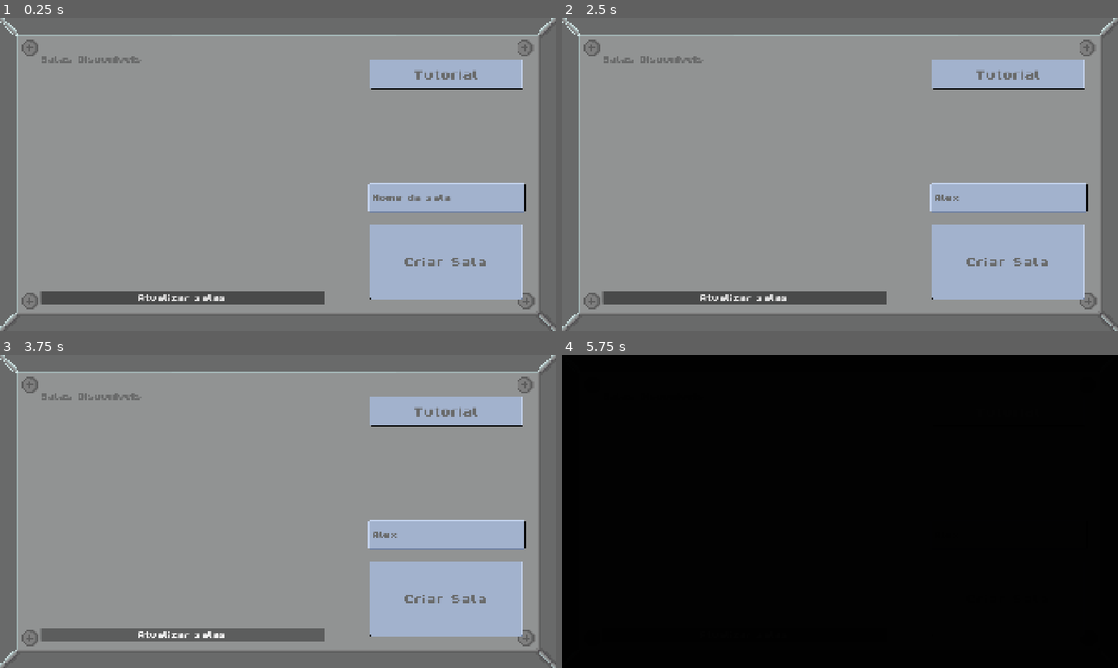
Above: before the commit, frames 1-4 (two rows, left to right).
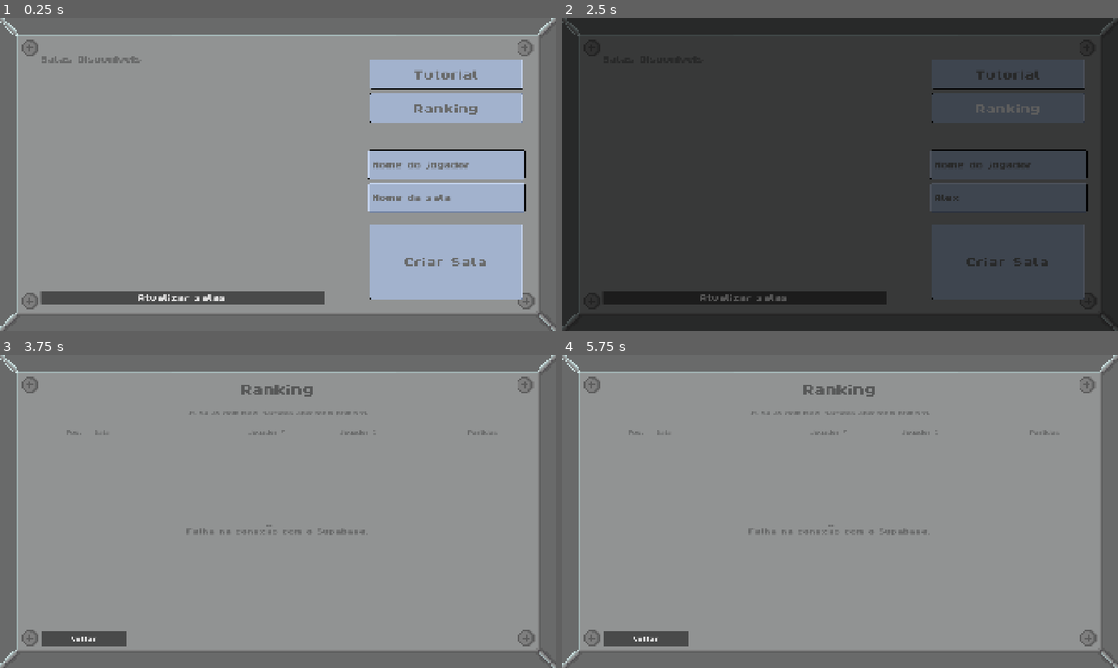
Above: after the commit, the same moments.

Repository: Lulu-caxz/Codigo-Azul
Game: Godot game, scene res://scenes/TelaInicial.tscn
The game is run twice, just before and just after one commit, with the same random seed, the same clock (stepped at 60 frames per second) and the same inputs.
Inputs (mouse positions are in pixels of both pictures, inside the frame that each line leads up to):
- Up to frame 1 (0.25 s): no input
- Up to frame 2 (2.5 s): click (1006, 196) at 0.52 s; type "Alex" at 0.6 s; click "Criar Sala" at 1.25 s; click (1006, 108) at 2 s, where only the run after the commit has a clickable "Ranking"
- Up to frame 3 (3.75 s): tap Enter at 2.75 s; move the mouse to (400, 495) at 2.77 s; hold Right (ui_right) 2.78-3.5 s; tap E (interagir) at 2.85 s; click (400, 495) at 2.92 s; click (83, 639) at 3.5 s, where only the run after the commit has a clickable "Voltar"
- Up to frame 4 (5.75 s): click (745, 633) at 4.25 s, where only the run before the commit has a clickable "Atualizar salas"; click (1006, 411) at 5 s, where only the run before the commit has a clickable "Tutorial"

The runs differ from the first frame. In frame 1, 5.3% of the frame differs, in the area x 66-95%, y 24-52%; in frame 2, 100%; in frame 3, 15%; in frame 4, 100%, in the area x 0-100%, y 0-100%.

Commit message:
adicionando tabela de ranking

Diff:
--- a/scenes/TelaInicial.tscn
+++ b/scenes/TelaInicial.tscn
@@ -139,3 +139,69 @@
 theme_override_font_sizes/font_size = 55
 placeholder_text = "Nome da sala"
 flat = true
+
+[node name="NinePatchRectJogador" type="NinePatchRect" parent="Control/Control" unique_id=163270452]
+layout_mode = 0
+offset_left = 48.0
+offset_top = 0.0
+offset_right = 590.0
+offset_bottom = 101.0
+texture = ExtResource("5_fkycc")
+patch_margin_left = 5
+patch_margin_top = 5
+patch_margin_right = 5
+patch_margin_bottom = 5
+
+[node name="LineEdit" type="LineEdit" parent="Control/Control/NinePatchRectJogador" unique_id=823393045]
+layout_mode = 1
+anchors_preset = -1
+anchor_left = 0.22000001
+anchor_top = 0.18200001
+anchor_right = 0.22000001
+anchor_bottom = 0.18200001
+offset_left = -108.240005
+offset_top = -18.382002
+offset_right = 408.76
+offset_bottom = 82.618
+theme_override_colors/font_color = Color(0.4117647, 0.41568628, 0.41568628, 1)
+theme_override_colors/font_placeholder_color = Color(0.4117647, 0.41568628, 0.41568628, 1)
+theme_override_fonts/font = ExtResource("3_hgyjh")
+theme_override_font_sizes/font_size = 55
+placeholder_text = "Nome do jogador"
+flat = true
+
+[node name="AvisoNome" type="Label" parent="Control/Control" unique_id=199325069]
+visible = false
+layout_mode = 0
+offset_left = 48.0
+offset_top = -64.0
+offset_right = 590.0
+offset_bottom = -10.0
+theme_override_colors/font_color = Color(0.6509804, 0.11764706, 0.11764706, 1)
+theme_override_fonts/font = ExtResource("3_hgyjh")
+theme_override_font_sizes/font_size = 28
+text = "Informe o nome do jogador para entrar!"
+horizontal_alignment = 1
+vertical_alignment = 1
+
+[node name="NinePatchRectRanking" type="NinePatchRect" parent="Control/Control" unique_id=1120456784]
+layout_mode = 0
+offset_left = 53.0
+offset_top = -197.0
+offset_right = 582.0
+offset_bottom = -94.0
+texture = ExtResource("5_fkycc")
+patch_margin_left = 5
+patch_margin_top = 5
+patch_margin_right = 5
+patch_margin_bottom = 5
+
+[node name="BotaoRanking" type="Button" parent="Control/Control/NinePatchRectRanking" unique_id=656168713]
+layout_mode = 0
+offset_right = 529.0
+offset_bottom = 103.0
+theme_override_colors/font_color = Color(0.4117647, 0.41568628, 0.41568628, 1)
+theme_override_fonts/font = ExtResource("3_hgyjh")
+theme_override_font_sizes/font_size = 80
+text = "Ranking"
+flat = true
--- /dev/null
+++ b/scenes/ranking.tscn
@@ -0,0 +1,79 @@
+[gd_scene format=3]
+
+[ext_resource type="Texture2D" uid="uid://bnpxglucujtc7" path="res://assets/central/fundo_painel.png" id="1_fundo"]
+[ext_resource type="FontFile" uid="uid://b0v32pmgkhcoy" path="res://fonts/ByteBounce-PT-BR.ttf" id="2_fonte"]
+[ext_resource type="Script" path="res://scripts/ranking.gd" id="3_script"]
+
+[node name="Ranking" type="Node2D"]
+script = ExtResource("3_script")
+
+[node name="Fundo" type="Sprite2D" parent="."]
+position = Vector2(960, 540)
+scale = Vector2(5, 5)
+texture = ExtResource("1_fundo")
+
+[node name="HTTPRequest" type="HTTPRequest" parent="."]
+
+[node name="Titulo" type="Label" parent="."]
+offset_left = 0.0
+offset_top = 66.0
+offset_right = 1920.0
+offset_bottom = 171.0
+theme_override_colors/font_color = Color(0.34146577, 0.34496176, 0.34496188, 1)
+theme_override_fonts/font = ExtResource("2_fonte")
+theme_override_font_sizes/font_size = 90
+text = "Ranking"
+horizontal_alignment = 1
+vertical_alignment = 1
+
+[node name="Subtitulo" type="Label" parent="."]
+offset_left = 0.0
+offset_top = 176.0
+offset_right = 1920.0
+offset_bottom = 224.0
+theme_override_colors/font_color = Color(0.4117647, 0.41568628, 0.41568628, 1)
+theme_override_fonts/font = ExtResource("2_fonte")
+theme_override_font_sizes/font_size = 36
+text = "As salas com mais partidas aparecem primeiro."
+horizontal_alignment = 1
+vertical_alignment = 1
+
+[node name="Cabecalho" type="HBoxContainer" parent="."]
+offset_left = 200.0
+offset_top = 240.0
+offset_right = 1720.0
+offset_bottom = 292.0
+theme_override_constants/separation = 16
+
+[node name="ScrollContainer" type="ScrollContainer" parent="."]
+offset_left = 180.0
+offset_top = 300.0
+offset_right = 1740.0
+offset_bottom = 915.0
+horizontal_scroll_mode = 0
+
+[node name="Lista" type="VBoxContainer" parent="ScrollContainer"]
+layout_mode = 2
+size_flags_horizontal = 3
+theme_override_constants/separation = 12
+
+[node name="Status" type="Label" parent="."]
+offset_left = 180.0
+offset_top = 300.0
+offset_right = 1740.0
+offset_bottom = 915.0
+theme_override_colors/font_color = Color(0.4117647, 0.41568628, 0.41568628, 1)
+theme_override_fonts/font = ExtResource("2_fonte")
+theme_override_font_sizes/font_size = 48
+text = "Carregando ranking..."
+horizontal_alignment = 1
+vertical_alignment = 1
+
+[node name="VOLTAR" type="Button" parent="."]
+offset_left = 145.0
+offset_top = 952.0
+offset_right = 436.0
+offset_bottom = 1005.0
+theme_override_fonts/font = ExtResource("2_fonte")
+theme_override_font_sizes/font_size = 40
+text = "Voltar"
--- a/scripts/criarSala.gd
+++ b/scripts/criarSala.gd
@@ -59,16 +59,19 @@
 		erro_ao_criar.emit("Não foi possível iniciar a requisição: %s" % resultado)
 
 
-func entrar_na_sala(id_sala: String, papel: String) -> bool:
+func entrar_na_sala(id_sala: String, papel: String, nome_jogador: String = "") -> bool:
 	if papel != "F" and papel != "C":
 		push_error("Papel inválido: " + papel)
 		return false
 
 	var campo: String
+	var campo_nome: String
 	if papel == "F":
 		campo = "jogador_f_id"
+		campo_nome = "jogador_f_nome"
 	else:
 		campo = "jogador_c_id"
+		campo_nome = "jogador_c_nome"
 
 	# Consultar a sala antes de tentar entrar.
 	var url_consulta: String = (
@@ -155,7 +158,7 @@
 		url_atualizacao,
 		headers_patch,
 		HTTPClient.METHOD_PATCH,
-		JSON.stringify({campo: jogador_id})
+		JSON.stringify({campo: jogador_id, campo_nome: nome_jogador})
 	)
 
 	if erro_patch != OK:
--- /dev/null
+++ b/scripts/ranking.gd
@@ -0,0 +1,210 @@
+extends Node2D
+
+const PROJECT_REF: String = "ovkvgnnsxmpymcjclnzo"
+const SUPABASE_KEY: String = "sb_publishable_3FDWeQxz2a8wEO-se44m-w_guLkTpR5"
+
+const FONTE: FontFile = preload("res://fonts/ByteBounce-PT-BR.ttf")
+const COR_TEXTO := Color(0.4117647, 0.41568628, 0.41568628, 1)
+
+const LARGURA_POSICAO := 110.0
+const LARGURA_JOGADOR := 300.0
+const LARGURA_PARTIDAS := 230.0
+
+@onready var http: HTTPRequest = $HTTPRequest
+@onready var cabecalho: HBoxContainer = $Cabecalho
+@onready var lista: VBoxContainer = $ScrollContainer/Lista
+@onready var status: Label = $Status
+@onready var botao_voltar: Button = $VOLTAR
+
+var _som_ui: AudioStreamPlayer
+
+
+func _ready() -> void:
+	http.request_completed.connect(_ao_receber_resposta)
+	botao_voltar.pressed.connect(func():
+		_tocar_som_ui("res://sounds/clicar.mp3")
+		await Transicao.mudar_cena("res://scenes/TelaInicial.tscn", 0.8)
+	)
+	botao_voltar.mouse_entered.connect(func(): _tocar_som_ui("res://sounds/hover.mp3"))
+
+	_criar_cabecalho()
+	_carregar_ranking()
+
+
+func _tocar_som_ui(caminho: String) -> void:
+	if _som_ui == null:
+		_som_ui = AudioStreamPlayer.new()
+		add_child(_som_ui)
+	var s := load(caminho)
+	if s is AudioStream:
+		_som_ui.stream = s
+		_som_ui.play()
+
+
+func _criar_cabecalho() -> void:
+	_adicionar_label(cabecalho, "Pos.", LARGURA_POSICAO, 34, HORIZONTAL_ALIGNMENT_CENTER, false)
+	_adicionar_label(cabecalho, "Sala", 0.0, 34, HORIZONTAL_ALIGNMENT_LEFT, true)
+	_adicionar_label(cabecalho, "Jogador F", LARGURA_JOGADOR, 34, HORIZONTAL_ALIGNMENT_LEFT, false)
+	_adicionar_label(cabecalho, "Jogador C", LARGURA_JOGADOR, 34, HORIZONTAL_ALIGNMENT_LEFT, false)
+	_adicionar_label(cabecalho, "Partidas", LARGURA_PARTIDAS, 34, HORIZONTAL_ALIGNMENT_RIGHT, false)
+
+
+func _carregar_ranking() -> void:
+	status.visible = true
+	status.text = "Carregando ranking..."
+
+	var url: String = (
+		"https://%s.supabase.co/rest/v1/salas" % PROJECT_REF
+		+ "?select=id,nome,jogador_f_nome,jogador_c_nome,rodada_atual,criada_em"
+		+ "&order=criada_em.asc"
+	)
+
+	var headers := PackedStringArray([
+		"apikey: " + SUPABASE_KEY,
+		"Authorization: Bearer " + SUPABASE_KEY
+	])
+
+	var erro: Error = http.request(url, headers, HTTPClient.METHOD_GET)
+
+	if erro != OK:
+		_mostrar_erro("Não foi possível consultar o ranking.")
+
+
+func _ao_receber_resposta(
+	resultado: int,
+	codigo_http: int,
+	_cabecalhos: PackedStringArray,
+	corpo: PackedByteArray
+) -> void:
+	var texto: String = corpo.get_string_from_utf8()
+
+	if resultado != HTTPRequest.RESULT_SUCCESS:
+		_mostrar_erro("Falha na conexão com o Supabase.")
+		return
+
+	if codigo_http < 200 or codigo_http >= 300:
+		_mostrar_erro("Erro ao carregar o ranking (HTTP %d)." % codigo_http)
+		return
+
+	var dados = JSON.parse_string(texto)
+
+	if not dados is Array:
+		_mostrar_erro("A resposta do servidor não é uma lista de salas.")
+		return
+
+	_mostrar_salas(dados)
+
+
+func _mostrar_erro(mensagem: String) -> void:
+	status.visible = true
+	status.text = mensagem
+
+
+func _mostrar_salas(salas: Array) -> void:
+	for filho in lista.get_children():
+		filho.queue_free()
+
+	status.visible = false
+
+	if salas.is_empty():
+		_mostrar_erro("Nenhuma sala encontrada.")
+		return
+
+	salas.sort_custom(_comparar_salas)
+
+	var posicao := 0
+	for sala in salas:
+		if not (sala is Dictionary):
+			continue
+		posicao += 1
+		_adicionar_linha(posicao, sala)
+
+
+func _comparar_salas(a, b) -> bool:
+	var rodadas_a := _rodadas(a)
+	var rodadas_b := _rodadas(b)
+	if rodadas_a == rodadas_b:
+		return str(a.get("criada_em", "")) < str(b.get("criada_em", ""))
+	return rodadas_a > rodadas_b
+
+
+func _adicionar_linha(posicao: int, sala: Dictionary) -> void:
+	var card := PanelContainer.new()
+	card.custom_minimum_size = Vector2(0, 92)
+	card.size_flags_horizontal = Control.SIZE_EXPAND_FILL
+
+	var estilo := StyleBoxFlat.new()
+	estilo.bg_color = Color(0.8, 0.86, 0.94, 0.92)
+	estilo.border_color = Color(0.3, 0.47, 0.68, 0.95)
+	estilo.set_border_width_all(3)
+	estilo.set_corner_radius_all(8)
+	card.add_theme_stylebox_override("panel", estilo)
+
+	var margem := MarginContainer.new()
+	margem.set_anchors_and_offsets_preset(Control.PRESET_FULL_RECT)
+	margem.add_theme_constant_override("margin_left", 20)
+	margem.add_theme_constant_override("margin_right", 20)
+	margem.add_theme_constant_override("margin_top", 4)
+	margem.add_theme_constant_override("margin_bottom", 4)
+	card.add_child(margem)
+
+	var linha := HBoxContainer.new()
+	linha.add_theme_constant_override("separation", 16)
+	margem.add_child(linha)
+
+	_adicionar_label(linha, "#%d" % posicao, LARGURA_POSICAO, 44, HORIZONTAL_ALIGNMENT_CENTER, false)
+	_adicionar_label(linha, _nome_sala(sala), 0.0, 40, HORIZONTAL_ALIGNMENT_LEFT, true)
+	_adicionar_label(linha, "F: " + _nome_jogador(sala, "jogador_f_nome"), LARGURA_JOGADOR, 32, HORIZONTAL_ALIGNMENT_LEFT, false)
+	_adicionar_label(linha, "C: " + _nome_jogador(sala, "jogador_c_nome"), LARGURA_JOGADOR, 32, HORIZONTAL_ALIGNMENT_LEFT, false)
+	_adicionar_label(linha, _texto_partidas(_rodadas(sala)), LARGURA_PARTIDAS, 38, HORIZONTAL_ALIGNMENT_RIGHT, false)
+
+	lista.add_child(card)
+
+
+func _adicionar_label(
+	container: BoxContainer,
+	texto: String,
+	largura: float,
+	tamanho: int,
+	alinhamento: int,
+	expandir: bool
+) -> void:
+	var label := Label.new()
+	label.text = texto
+	label.horizontal_alignment = alinhamento
+	label.vertical_alignment = VERTICAL_ALIGNMENT_CENTER
+	label.clip_text = true
+	label.text_overrun_behavior = TextServer.OVERRUN_TRIM_ELLIPSIS
+	label.add_theme_font_override("font", FONTE)
+	label.add_theme_font_size_override("font_size", tamanho)
+	label.add_theme_color_override("font_color", COR_TEXTO)
+	if expandir:
+		label.size_flags_horizontal = Control.SIZE_EXPAND_FILL
+	else:
+		label.custom_minimum_size = Vector2(largura, 0)
+	container.add_child(label)
+
+
+func _nome_sala(sala: Dictionary) -> String:
+	var nome = sala.get("nome", "")
+	if nome == null or str(nome).strip_edges().is_empty():
+		return "Sala sem nome"
+	return str(nome)
+
+
+func _nome_jogador(sala: Dictionary, campo: String) -> String:
+	var nome = sala.get(campo, "")
+	if nome == null or str(nome).strip_edges().is_empty():
+		return "—"
+	return str(nome)
+
+
+func _rodadas(sala: Dictionary) -> int:
+	var valor = sala.get("rodada_atual", 0)
+	return int(valor) if valor != null else 0
+
+
+func _texto_partidas(quantidade: int) -> String:
+	if quantidade == 1:
+		return "1 partida"
+	return "%d partidas" % quantidade
--- a/scripts/telaInicial.gd
+++ b/scripts/telaInicial.gd
@@ -16,7 +16,10 @@
 @onready var botao_atualizar_sala = $VBoxContainer/AtualizarSalas
 @onready var criador_sala = $Control/CriarSala
 @onready var nome_sala_input = $Control/NinePatchRect/LineEdit
+@onready var nome_jogador_input: LineEdit = $Control/NinePatchRectJogador/LineEdit
+@onready var aviso_nome: Label = $Control/AvisoNome
 @onready var botao_tutorial: Button = $Control/NinePatchRect3/BotaoTutorial
+@onready var botao_ranking: Button = $Control/NinePatchRectRanking/BotaoRanking
 @onready var _som_ui: AudioStreamPlayer
 
 var salas_carregadas: Array = []
@@ -40,9 +43,18 @@
 	botao_tutorial.mouse_entered.connect(func():
 		_tocar_som_ui("res://sounds/hover.mp3")
 	)
+	botao_ranking.pressed.connect(_ao_clicar_ranking)
+	botao_ranking.mouse_entered.connect(func():
+		_tocar_som_ui("res://sounds/hover.mp3")
+	)
 	atualizar_salas()
 
 	nome_sala_input.add_theme_stylebox_override("focus", StyleBoxEmpty.new())
+	nome_jogador_input.add_theme_stylebox_override("focus", StyleBoxEmpty.new())
+	aviso_nome.visible = false
+	nome_jogador_input.text_changed.connect(func(_texto: String):
+		aviso_nome.visible = false
+	)
 
 
 func atualizar_salas() -> void:
@@ -232,12 +244,22 @@
 
 
 func _ao_clicar_entrar(id_sala: String, papel: String) -> void:
+	var nome_jogador: String = nome_jogador_input.text.strip_edges()
+
+	if nome_jogador.is_empty():
+		aviso_nome.visible = true
+		nome_jogador_input.grab_focus()
+		return
+
+	aviso_nome.visible = false
 	print("Solicitando entrada na sala: ", id_sala)
 	print("Papel escolhido: Player ", papel)
+	print("Nome do jogador: ", nome_jogador)
 
 	var sucesso: bool = await criador_sala.entrar_na_sala(
 		id_sala,
-		papel
+		papel,
+		nome_jogador
 	)
 
 	if not sucesso:
@@ -259,12 +281,15 @@
 		push_error("Erro ao trocar de cena: " + str(cena))
 
 func _ao_clicar_criar_sala() -> void:
+	aviso_nome.visible = false
 	criando_sala = true
 	botao_criar_sala.modulate = Color(0.223, 0.223, 0.223, 1.0)
-	if nome_sala_input.text == "":
-		criador_sala.criar_sala("Nova sala")
-	else:
-		criador_sala.criar_sala(nome_sala_input.text)
+
+	var nome_sala: String = nome_sala_input.text.strip_edges()
+	if nome_sala.is_empty():
+		nome_sala = "Nova sala"
+
+	criador_sala.criar_sala(nome_sala)
 
 
 func _ao_sala_criada() -> void:
@@ -302,5 +327,10 @@
 	await Transicao.mudar_cena("res://scenes/tutorial.tscn", 0.8)
 
 
+func _ao_clicar_ranking() -> void:
+	_tocar_som_ui("res://sounds/clicar.mp3")
+	await Transicao.mudar_cena("res://scenes/ranking.tscn", 0.8)
+
+
 func _on_botao_atualizar_pressed() -> void:
 	atualizar_salas()
Not shown, added: scripts/ranking.gd.uid
